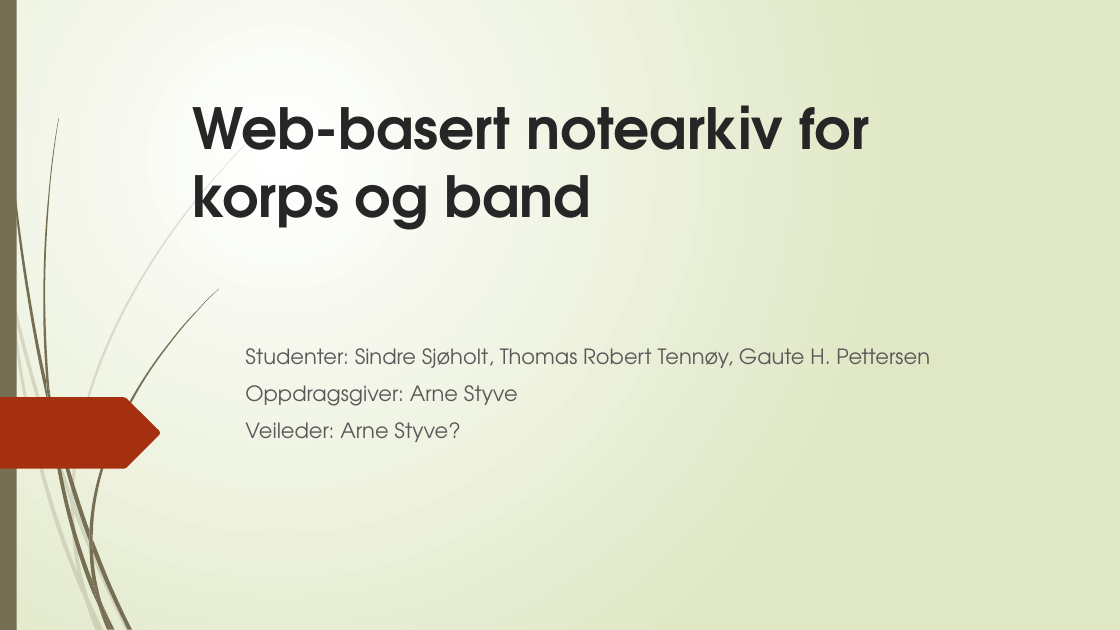
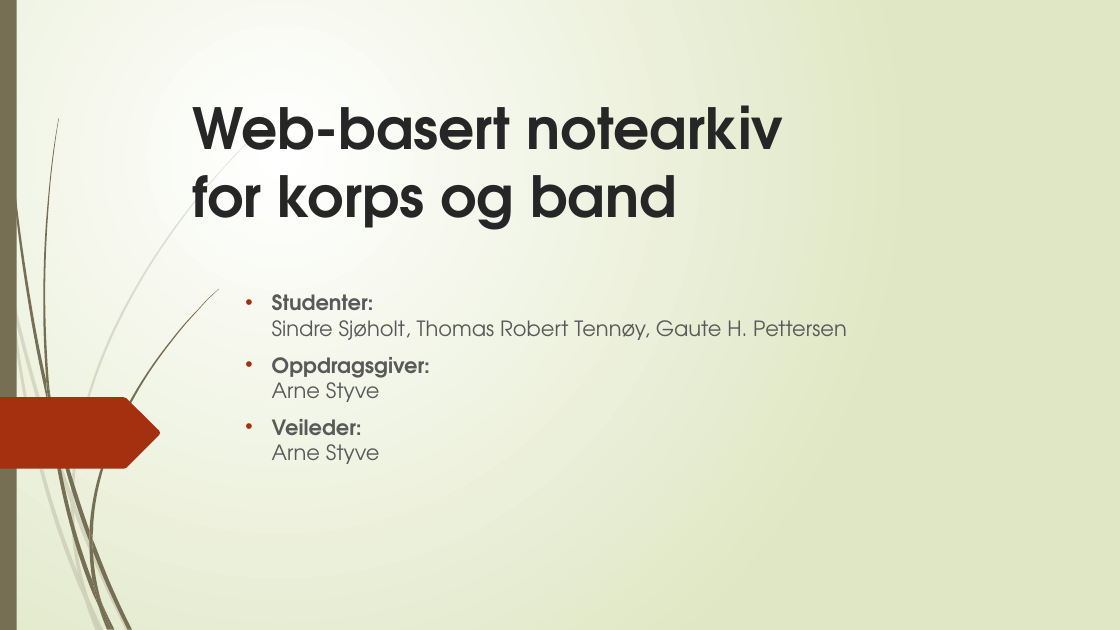
Before and after one commit to sjoholt/Bachelorprosjekt, a slide deck: slide 1 of Presentasjon av bachelorprosjekt/Presentasjon av Bacheloroppgave.pptx. Drawn at 1120x630 pixels with LibreOffice and Linux fonts; fonts in the diff are those of the drawing. Boxes give left, top, right and bottom in pixels: in the first picture for what was removed or moved away, otherwise in the second. Text is boxed around its words. In the diff, an @@ line names an element or a change of style, - is before the commit and + after.

```diff
--- a/Presentasjon av bachelorprosjekt/Presentasjon av Bacheloroppgave.pptx
+++ b/Presentasjon av bachelorprosjekt/Presentasjon av Bacheloroppgave.pptx
@@ title "Web-basert notearkiv for korps og ..." rewrapped from [192, 105, 870, 230] to [192, 105, 784, 230] @@
@@ subtitle "Studenter: Sindre Sjøholt, Thomas Robert ...": place and size @@
-subtitle "Studenter: Sindre Sjøholt, Thomas Robert ..." at [245, 348, 930, 442]
+subtitle "Studenter: Sindre Sjøholt, Thomas Robert ..." at [272, 294, 847, 464]
@@ subtitle at [272, 294, 847, 402]: bold on in "Studenter:", "Oppdragsgiver:"; bullet none to • @@
@@ subtitle at [272, 419, 380, 464]: text changed; bold on @@
-Veileder: Arne Styve?
+• Veileder:
+  Arne Styve
```
Also in this commit, not shown: 2 other slides changed, 2 other files.
